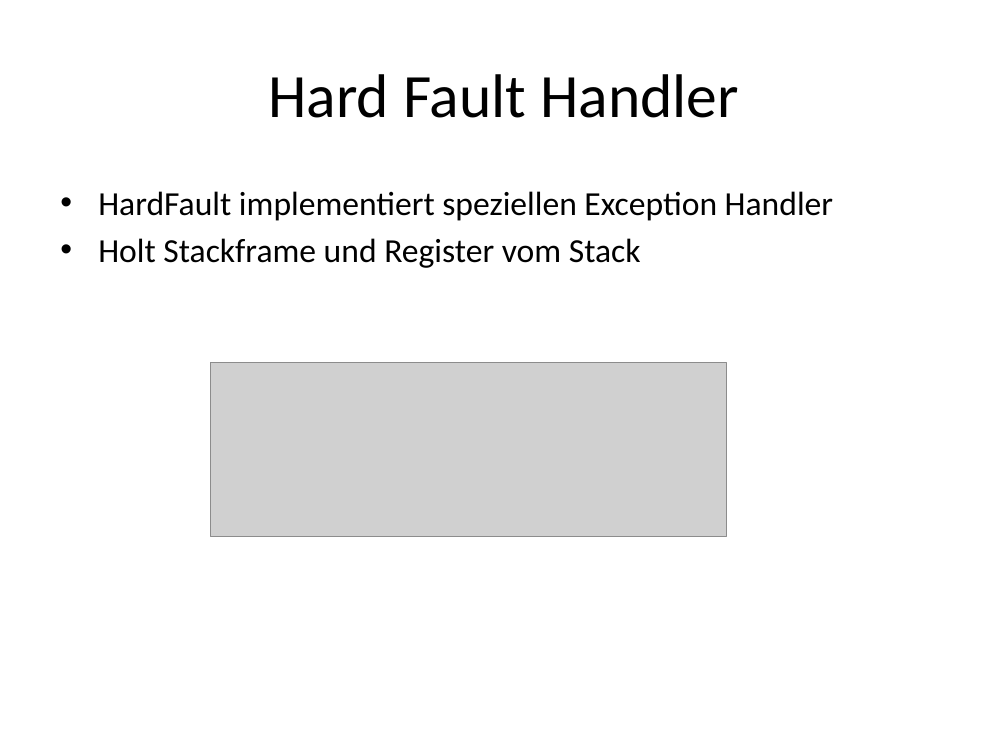
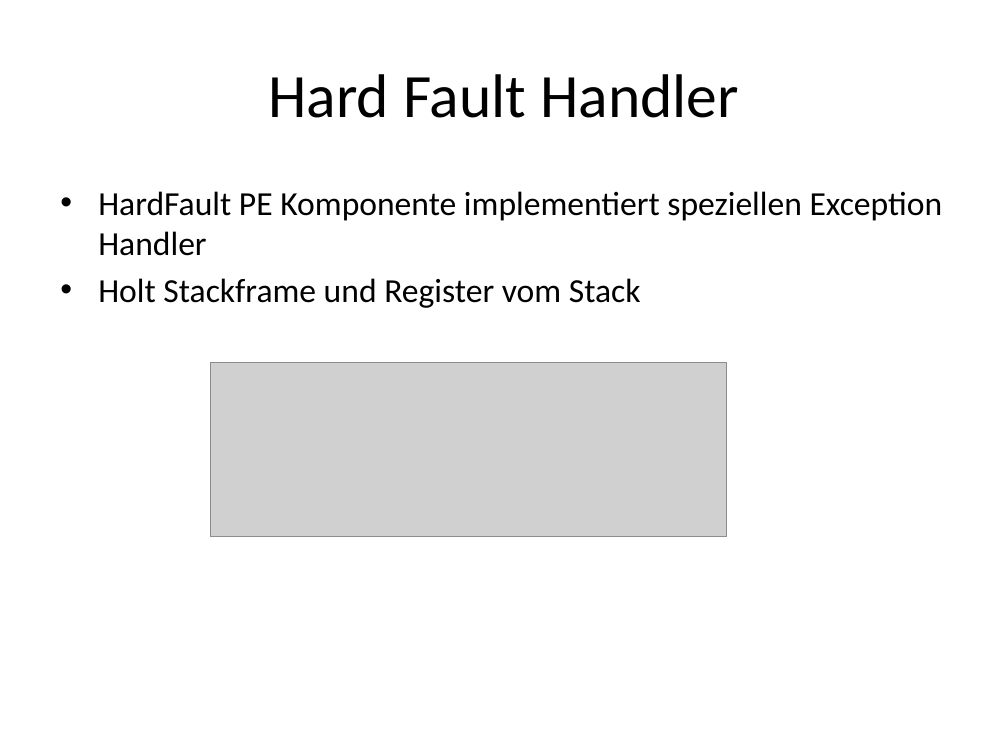
Before and after one commit to BettyET/source42, a slide deck: slide 6 of Recap/Recap.pptx (slide 7 before the commit). Drawn at 1008x756 pixels with LibreOffice and Linux fonts; fonts in the diff are those of the drawing; grey boxes stand for pictures. Boxes give left, top, right and bottom in pixels: in the first picture for what was removed or moved away, otherwise in the second. Text is boxed around its words. In the diff, an @@ line names an element or a change of style, - is before the commit and + after.

```diff
--- a/Recap/Recap.pptx
+++ b/Recap/Recap.pptx
@@ text at bbox=[98, 191, 943, 256]: text changed @@
-• HardFault implementiert speziellen Exception Handler
+• HardFault PE Komponente implementiert speziellen Exception Handler
```
Also in this commit, not shown: 1 other slide changed, 1 slide added, 2 slides removed.
